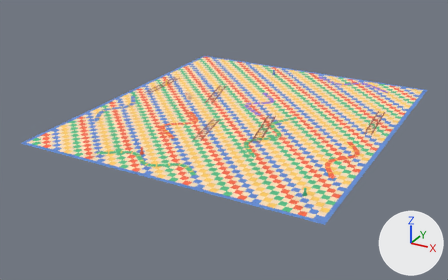
Two versions of the glTF model public/assets/toycar/set-snake-board.glb, one commit apart.
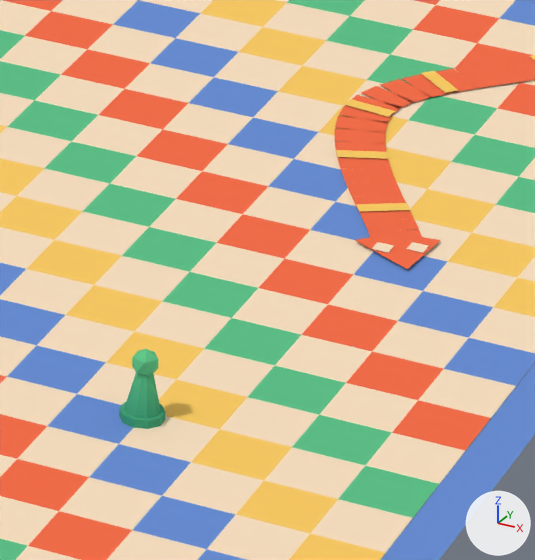
Each version appears first whole from a 50 mm camera at (148.9, -237.7, 93.0) aimed at (36.0, -32.5, -9.6), and next in a close-up on the part from 65% to 77% of the width and 54% to 75% of the height. Every picture has the same lights, and +X, +Y and +Z are marked at lower right. The last two pictures show the newer version. Where no turn or scale is listed for an object, it has been applied to the vertices.
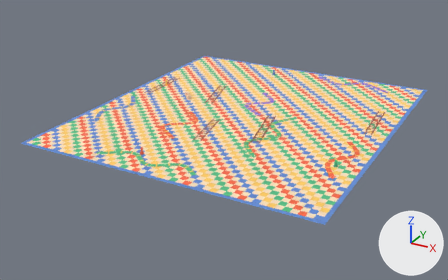
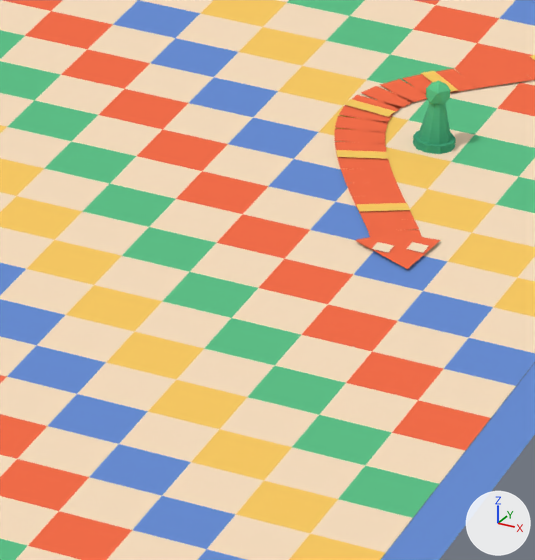
Location of each change, (x1, y1, x2, y2) in pixels of the close-ups (535 x 560 px):
'Cone.007', moved: before (124, 373, 161, 419); after (418, 102, 451, 145)
'Icosphere.003', moved: before (132, 349, 159, 375); after (426, 81, 451, 105)
'Cone.006', moved: before (119, 402, 166, 429); after (413, 130, 456, 154)

Edits to the bpy script that builds the scene:
```text
Change ob_cone_006:
    ob_cone_006.location: (89.0, -76.98, 0.06) -> (90.5, -52.98, 0.06)
Change ob_cone_007:
    ob_cone_007.location: (89.0, -76.98, 0.36) -> (90.5, -52.98, 0.36)
Change ob_icosphere_003:
    ob_icosphere_003.location: (89.0, -76.98, 2.11) -> (90.5, -52.98, 2.11)
```
